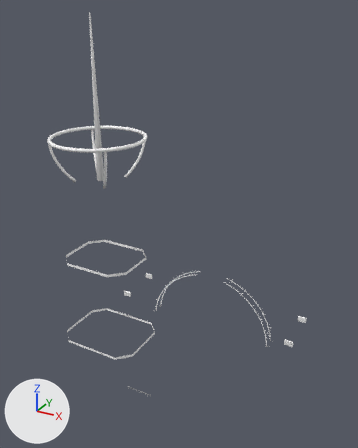
The glTF model crates/client/assets/models/isle/observatory_bronze.glb: old version first, new version second.
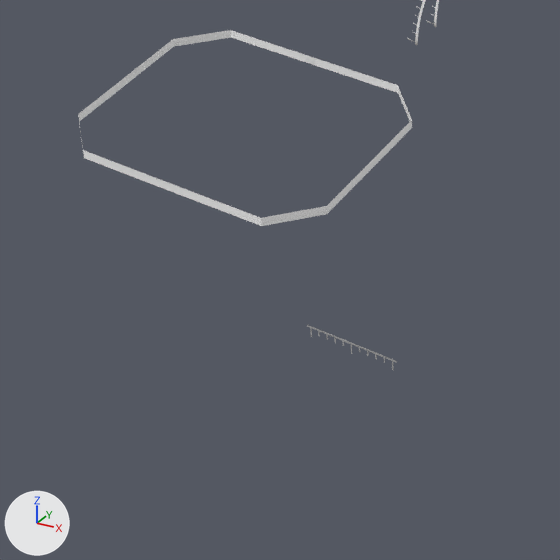
Each version appears first whole from a 50 mm camera at (22.6, -49.6, 39.4) aimed at (1.0, -10.4, 19.8), and next in a close-up on the part from 13% to 54% of the width and 67% to 100% of the height. The axes (+X, +Y, +Z) are drawn at lower left. The lights are the same throughout. The first two pictures are the older version. Vertices at exactly the same position are counted once.

Objects in the first close-up: 'bronze'.
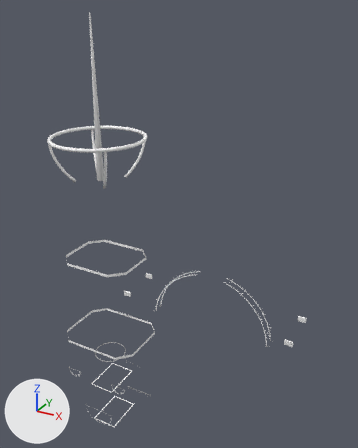
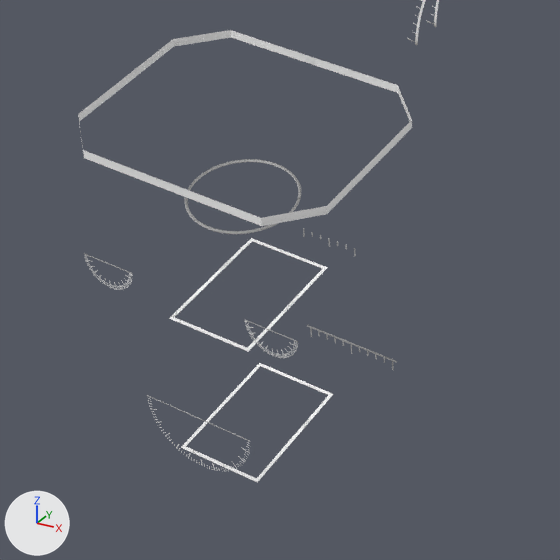
Location of each change, [x1, y1, x2, y2] in pixels of the close-ups (560 x 560 px):
'bronze', reshaped: before [78, 0, 439, 371]; after [78, 0, 439, 483]
part 1 of me_bronze, added: after [84, 159, 333, 483]

The change, as a list of edits to the scene's bpy script:
```text
Change me_bronze:
    used by ob_bronze; location = (0.0, 0.0, 0.0)
    remove me_bronze.from_pydata(...)  # 1956 vertices, 2400 faces; spans x -11.6..11.6, y -24.5..2.8, z 1.0..39.0
    add me_bronze.from_pydata(...)  # 3126 vertices, 3618 faces; spans x -11.6..11.6, y -24.5..2.8, z 1.0..39.0
    me_bronze part 1: 1015 vertices added at x -3.0..3.0, y -23.4..-19.5, z 4.5..11.4
    other edits to the shape of me_bronze do not show in these pictures
```
